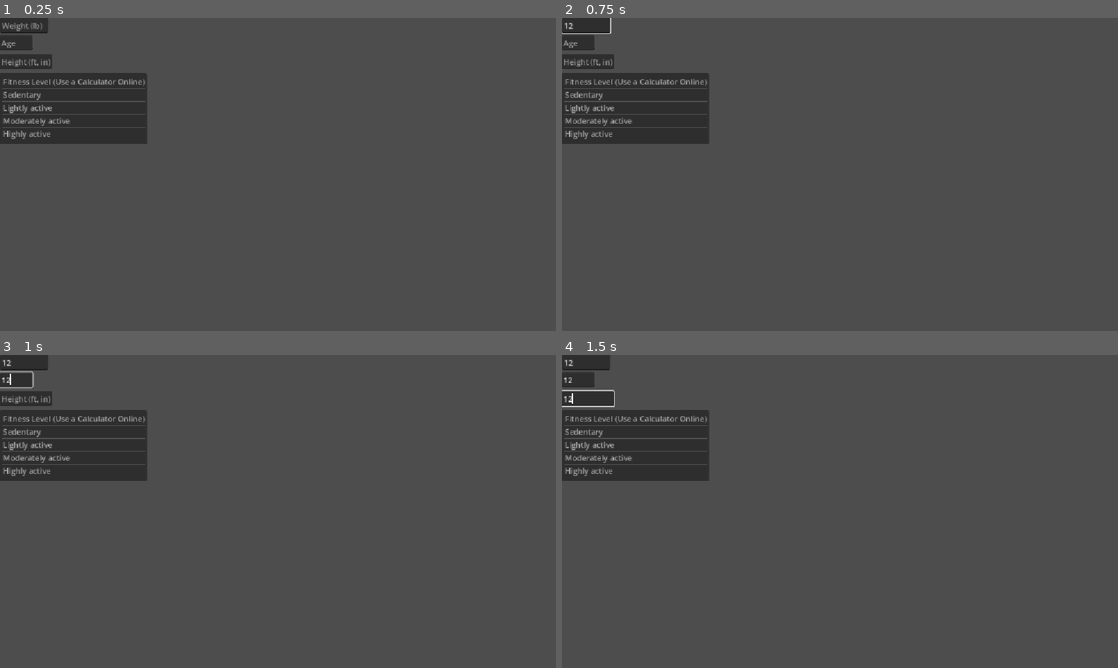
Above: before the commit, frames 1-4 (two rows, left to right).
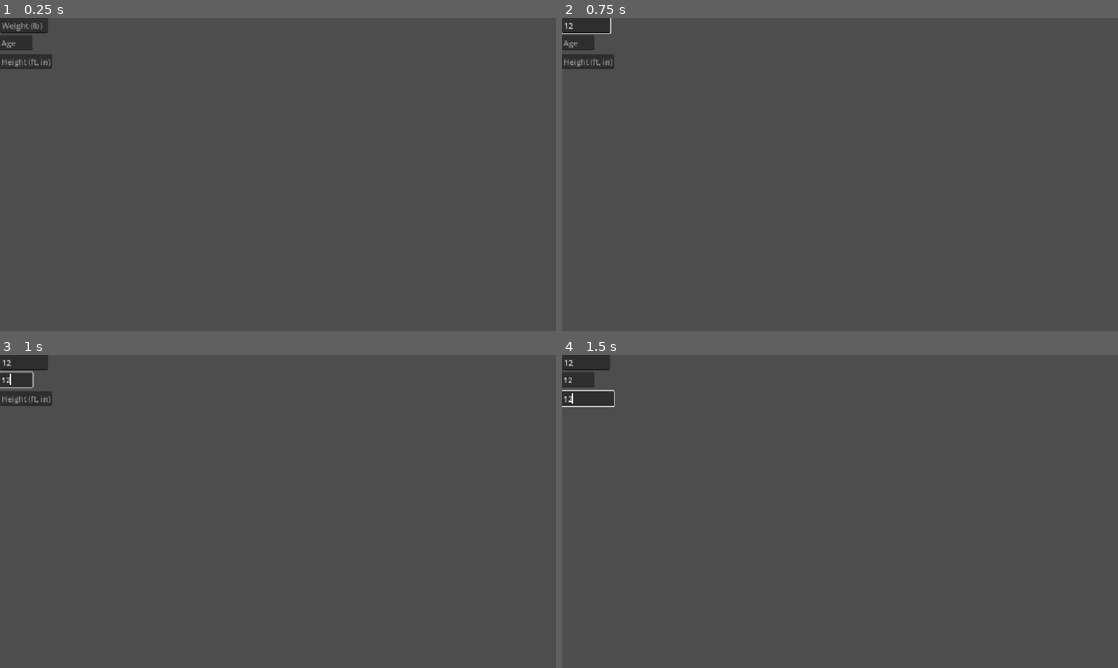
Above: after the commit, the same moments.

Repository: ma43210/HackDecouverte
Game: Godot game, scene res://Scenes/Profile_Manager.tscn
Two runs of this game, one before a commit and one after it. Both use one fixed random seed, a clock stepped at 60 frames per second and the inputs below.
Inputs (mouse positions are in pixels of both pictures, inside the frame that each line leads up to):
- Up to frame 1 (0.25 s): no input
- Up to frame 2 (0.75 s): click (584, 24) at 0.52 s; type "12" at 0.6 s
- Up to frame 3 (1 s): click (16, 380) at 0.75 s; type "12" at 0.83 s; click (27, 398) at 0.98 s
- Up to frame 4 (1.5 s): type "12" at 1.07 s

The runs differ from the first frame. In frame 1, 5.3% of the frame differs, in the area x 0-27%, y 17-41%; in frame 2, 5.3%; in frame 3, 5.3%; in frame 4, 5.3%.

Commit message:
Workouts

Diff:
--- a/healthy/Scenes/Input_Workout.tscn
+++ b/healthy/Scenes/Input_Workout.tscn
@@ -8,7 +8,12 @@
 offset_right = 457.0
 offset_bottom = 641.0
 allow_reselect = true
-item_count = 5
-item_0/text = "Cardio"
-item_1/text = "Weight Lifting"
+item_count = 6
+item_0/text = "Workout Type:"
+item_0/selectable = false
+item_1/text = "Cycling"
+item_2/text = "Elliptical"
+item_3/text = "Running"
+item_4/text = "Walking"
+item_5/text = "Weight Training"
 script = ExtResource("1_7q3j2")
--- a/healthy/Scenes/Profile_Manager.tscn
+++ b/healthy/Scenes/Profile_Manager.tscn
@@ -24,20 +24,6 @@
 offset_bottom = 106.0
 placeholder_text = "Height (ft, in)"
 
-[node name="Fitness_Level" type="ItemList" parent="." unique_id=976666730]
-offset_top = 114.0
-offset_right = 304.0
-offset_bottom = 262.0
-allow_reselect = true
-item_count = 5
-item_0/text = "Fitness Level (Use a Calculator Online)"
-item_0/selectable = false
-item_1/text = "Sedentary"
-item_2/text = "Lightly active"
-item_3/text = "Moderately active"
-item_4/text = "Highly active"
-
 [connection signal="text_submitted" from="Weight" to="." method="_on_weight_text_submitted"]
 [connection signal="text_submitted" from="Age" to="." method="_on_age_text_submitted"]
 [connection signal="text_submitted" from="Height" to="." method="_on_height_text_submitted"]
-[connection signal="item_selected" from="Fitness_Level" to="." method="_on_item_list_item_selected"]
--- /dev/null
+++ b/healthy/Scripts/fitness_manager.gd
@@ -0,0 +1,14 @@
+extends Node
+var MET = 0
+var height = 0
+var weight = 0
+var age = 0
+
+# Called when the node enters the scene tree for the first time.
+func _ready() -> void:
+	pass # Replace with function body.
+
+
+# Called every frame. 'delta' is the elapsed time since the previous frame.
+func _process(delta: float) -> void:
+	pass
--- a/healthy/Scripts/profile_manager.gd
+++ b/healthy/Scripts/profile_manager.gd
@@ -1,5 +1,4 @@
 extends Node2D
-var level = 0
 var weight = 0
 var height = 0
 var age = 0
@@ -14,16 +13,7 @@
 		pass
 
 
-func _on_item_list_item_selected(index: int) -> void:
-	if index == 1:
-		level = 1
-	if index == 2:
-		level = 2
-	if index == 3:
-		level = 4
-	if index == 4:
-		level = 7.5
-	print(level)
+
 
 
 func _on_weight_text_submitted(new_text: String) -> void:
@@ -38,7 +28,3 @@
 
 func _on_height_text_submitted(new_text: String) -> void:
 	height = int(new_text)
-	print(level)
-	print(height)
-	print(age)
-	print(weight)
Not shown, added: healthy/Scripts/fitness_manager.gd.uid
